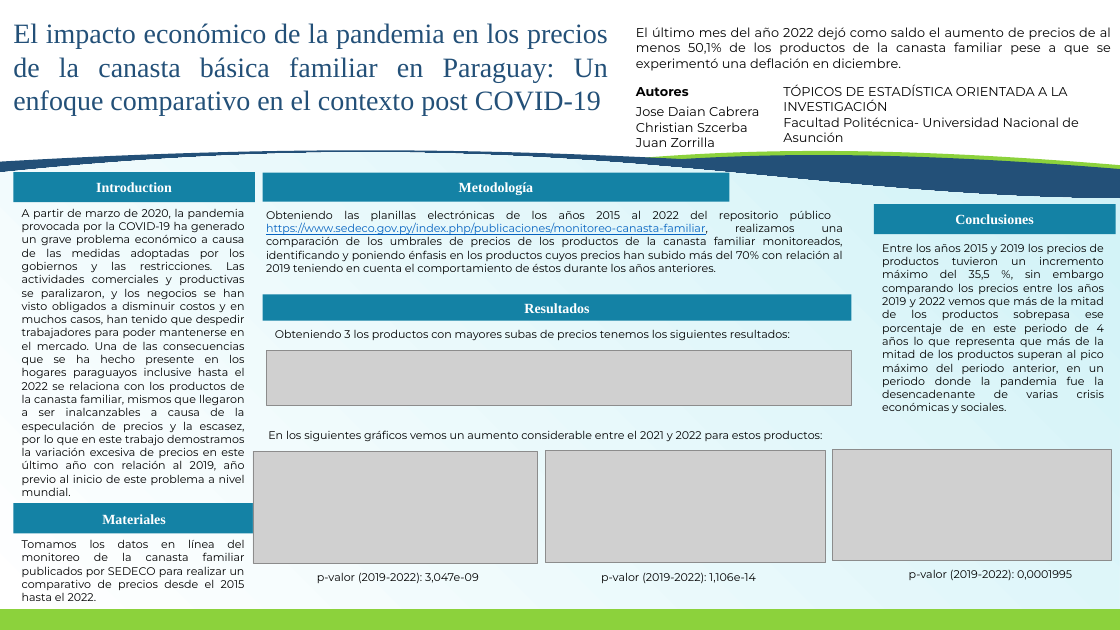
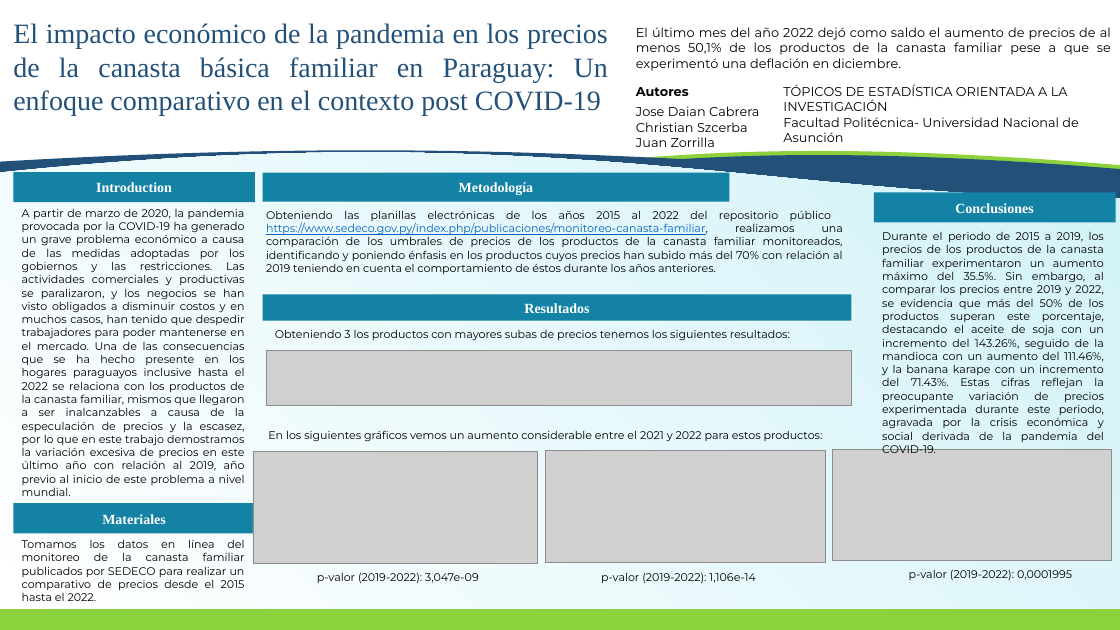
Before and after one commit to cszcerbafpuna/M2, a slide deck: slide 1 of Poster.pptx. Drawn at 1120x630 pixels with LibreOffice and Linux fonts; fonts in the diff are those of the drawing; grey boxes stand for pictures. Boxes give left, top, right and bottom in pixels: in the first picture for what was removed or moved away, otherwise in the second. Text is boxed around its words. In the diff, an @@ line names an element or a change of style, - is before the commit and + after.

Commit message:
Actualización en la conclusión
Durante el periodo de 2015 a 2019, los precios de los productos de la canasta familiar experimentaron un aumento máximo del 35.5%. Sin embargo, al comparar los precios entre 2019 y 2022, se evidencia que más del 50% de los productos superan este porcentaje, destacando el aceite de soja con un incremento del 143.26%, seguido de la mandioca con un aumento del 111.46%, y la banana karape con un incremento del 71.43%. Estas cifras reflejan la preocupante variación de precios experimentada durante este periodo, agravada por la crisis económica y social derivada de la pandemia del COVID-19

```diff
--- a/Poster.pptx
+++ b/Poster.pptx
@@ rectangle "Conclusiones": place and size @@
-rectangle "Conclusiones" at [874,204,1116,234]
+rectangle "Conclusiones" at [874,192,1116,223]
@@ text at [882,232,1104,453]: text changed @@
-Entre los años 2015 y 2019 los precios de productos tuvieron un incremento máximo del 35,5 %, sin embargo comparando los precios entre los años 2019 y 2022 vemos que más de la mitad de los productos sobrepasa ese porcentaje de en este periodo de 4 años lo que representa que más de la mitad de los productos superan al pico máximo del periodo anterior, en un periodo donde la pandemia fue la desencadenante de varias crisis económicas y sociales.
+Durante el periodo de 2015 a 2019, los precios de los productos de la canasta familiar experimentaron un aumento máximo del 35.5%. Sin embargo, al comparar los precios entre 2019 y 2022, se evidencia que más del 50% de los productos superan este porcentaje, destacando el aceite de soja con un incremento del 143.26%, seguido de la mandioca con un aumento del 111.46%, y la banana karape con un incremento del 71.43%. Estas cifras reflejan la preocupante variación de precios experimentada durante este periodo, agravada por la crisis económica y social derivada de la pandemia del COVID-19.
```
